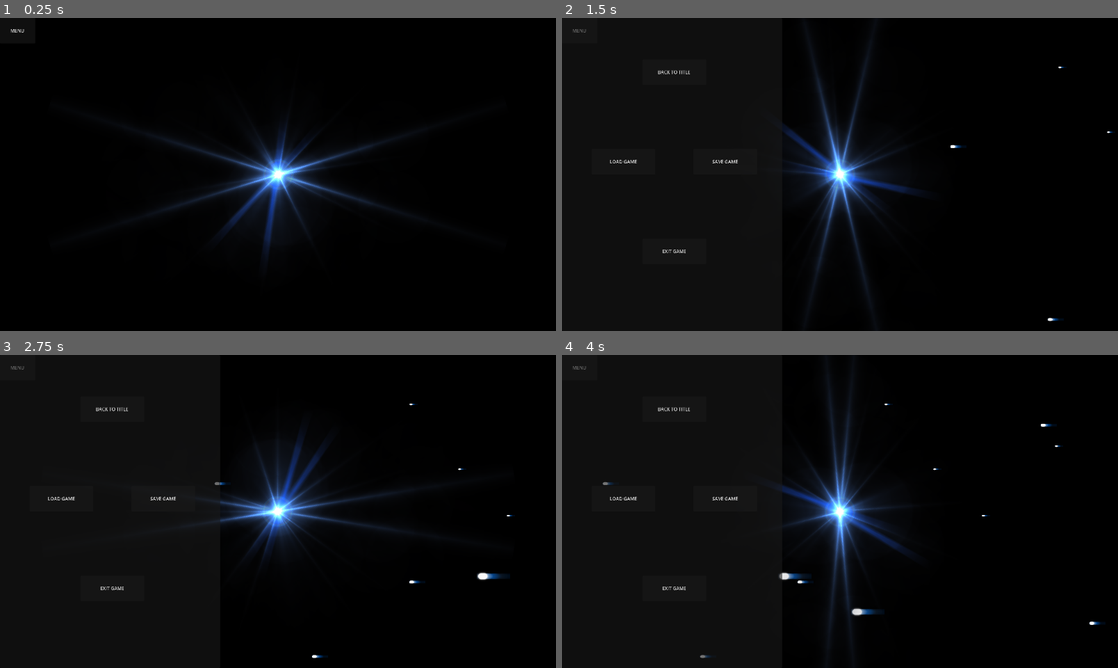
Above: before the commit, frames 1-4 (two rows, left to right).
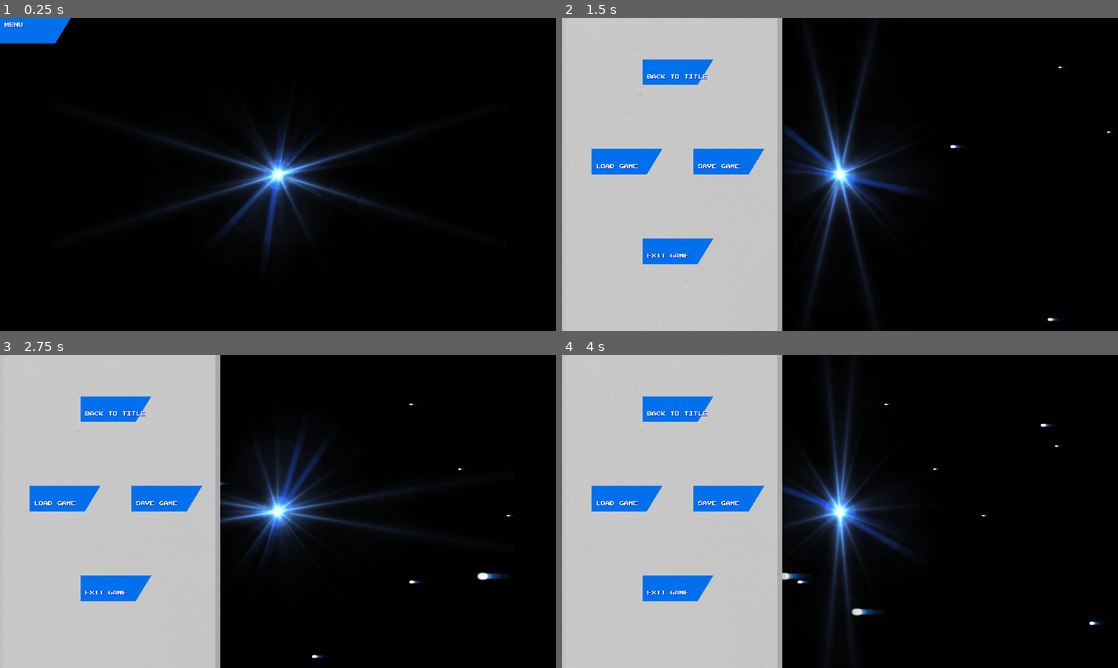
Above: after the commit, the same moments.

Repository: sveinjo/robot-rumble
Game: Godot game, scene res://scenes/credits.tscn
Same seed, same stepped clock (60 frames per second), same inputs: the game is played once before the commit and once after it. Sound files missing from this copy of the repository are replaced by a short silence.
Inputs (mouse positions are in pixels of both pictures, inside the frame that each line leads up to):
- Up to frame 1 (0.25 s): no input
- Up to frame 2 (1.5 s): click "MENU" at 0.5 s; move the mouse to (962, 158) at 1.27 s; hold D from 1.28 s (still down); tap Delete at 1.35 s; click (962, 158) at 1.42 s
- Up to frame 3 (2.75 s): move the mouse to (166, 527) at 2.02 s; release D at 2.03 s; hold S from 2.03 s (still down); tap Q at 2.1 s; click (166, 527) at 2.17 s
- Up to frame 4 (4 s): move the mouse to (895, 442) at 2.77 s; release S at 2.78 s; hold D 2.78-3.53 s; hold E 2.78-3.53 s; click (895, 442) at 2.92 s; move the mouse to (812, 574) at 3.52 s; hold W from 3.53 s (still down); tap Delete at 3.6 s; click (812, 574) at 3.67 s

The runs differ from the first frame. In frame 1, 0.9% of the frame differs, in the area x 0-13%, y 0-9%; in frame 2, 40%; in frame 3, 40%; in frame 4, 40%, in the area x 0-41%, y 0-100%.

Commit message:
Tweaked menu.

Diff:
--- a/diagame/scripts/common_menu.gd
+++ b/diagame/scripts/common_menu.gd
@@ -3,40 +3,79 @@
 const PANEL_WIDTH := 760.0
 const PANEL_SPEED := 2200.0
 const MENU_BUTTON_SIZE := Vector2(122, 88)
+const ACTION_BUTTON_SIZE := Vector2(220, 88)
+const MENU_LABEL_SHADOW := Color(0.05, 0.2, 0.8)
 
 var panel_open: bool = false
 
 var root_control: Control
-var menu_button: Button
-var panel: Panel
-var btn_start: Button
-var btn_load: Button
-var btn_save: Button
-var btn_exit: Button
+var menu_button: TextureButton
+var menu_button_label: Label
+var panel: Control
+var panel_back: TextureRect
+var panel_info_overlay: TextureRect
+var btn_start: TextureButton
+var btn_load: TextureButton
+var btn_save: TextureButton
+var btn_exit: TextureButton
+
+var menu_bar_texture: Texture2D
+var menu_back_texture: Texture2D
+var info_back_texture: Texture2D
+var arcade_font: Font
 
 func _ready():
 	layer = 100
+	menu_bar_texture = load("res://assets/sprites/MenuBar_0.png")
+	menu_back_texture = load("res://assets/sprites/MenuBack_0.png")
+	info_back_texture = load("res://assets/sprites/InfoBack_0.png")
+	arcade_font = Global.arcade_font if Global.arcade_font else load("res://assets/fonts/PressStart2P-Regular.ttf")
 
 	root_control = Control.new()
 	root_control.name = "Root"
 	root_control.mouse_filter = Control.MOUSE_FILTER_IGNORE
 	add_child(root_control)
 
-	menu_button = Button.new()
+	menu_button = TextureButton.new()
 	menu_button.name = "MenuButton"
-	menu_button.text = "MENU"
 	menu_button.position = Vector2.ZERO
 	menu_button.size = MENU_BUTTON_SIZE
+	menu_button.texture_normal = menu_bar_texture
+	menu_button.texture_pressed = menu_bar_texture
+	menu_button.texture_hover = menu_bar_texture
+	menu_button.stretch_mode = TextureButton.STRETCH_SCALE
 	menu_button.mouse_filter = Control.MOUSE_FILTER_STOP
 	menu_button.pressed.connect(_on_menu_pressed)
 	root_control.add_child(menu_button)
 
-	panel = Panel.new()
+	menu_button_label = _create_label("MENU", Vector2(16, 16), 16)
+	menu_button.add_child(menu_button_label)
+
+	panel = Control.new()
 	panel.name = "MenuPanel"
 	panel.position = Vector2(-PANEL_WIDTH, 0)
 	panel.size = Vector2(PANEL_WIDTH, get_viewport().get_visible_rect().size.y)
 	panel.mouse_filter = Control.MOUSE_FILTER_STOP
 	root_control.add_child(panel)
+
+	panel_back = TextureRect.new()
+	panel_back.texture = menu_back_texture
+	panel_back.expand_mode = TextureRect.EXPAND_FIT_WIDTH_PROPORTIONAL
+	panel_back.stretch_mode = TextureRect.STRETCH_SCALE
+	panel_back.position = Vector2.ZERO
+	panel_back.size = panel.size
+	panel_back.mouse_filter = Control.MOUSE_FILTER_IGNORE
+	panel.add_child(panel_back)
+
+	panel_info_overlay = TextureRect.new()
+	panel_info_overlay.texture = info_back_texture
+	panel_info_overlay.expand_mode = TextureRect.EXPAND_IGNORE_SIZE
+	panel_info_overlay.stretch_mode = TextureRect.STRETCH_KEEP_CENTERED
+	panel_info_overlay.position = Vector2(12, 0)
+	panel_info_overlay.size = panel.size
+	panel_info_overlay.modulate = Color(1, 1, 1, 0.25)
+	panel_info_overlay.mouse_filter = Control.MOUSE_FILTER_IGNORE
+	panel.add_child(panel_info_overlay)
 
 	btn_start = _create_action_button("BACK TO TITLE", Vector2(278, 143), _on_start_pressed)
 	btn_load = _create_action_button("LOAD GAME", Vector2(102, 452), _on_load_pressed)
@@ -52,19 +91,43 @@
 	var vp_size: Vector2 = get_viewport().get_visible_rect().size
 	root_control.size = vp_size
 	panel.size.y = vp_size.y
+	panel_back.size = panel.size
+	panel_info_overlay.size = panel.size
 	panel.visible = panel_open or panel.position.x > -PANEL_WIDTH + 1.0
 
 	var target_x := 0.0 if panel_open else -PANEL_WIDTH
 	panel.position.x = move_toward(panel.position.x, target_x, PANEL_SPEED * delta)
 
-func _create_action_button(label: String, pos: Vector2, action: Callable) -> Button:
-	var b := Button.new()
-	b.text = label
+func _create_action_button(label: String, pos: Vector2, action: Callable) -> TextureButton:
+	var b := TextureButton.new()
+	b.texture_normal = menu_bar_texture
+	b.texture_pressed = menu_bar_texture
+	b.texture_hover = menu_bar_texture
+	b.stretch_mode = TextureButton.STRETCH_SCALE
 	b.position = pos
-	b.size = Vector2(220, 88)
+	b.size = ACTION_BUTTON_SIZE
 	b.mouse_filter = Control.MOUSE_FILTER_STOP
 	b.pressed.connect(action)
+
+	var l := _create_label(label, Vector2(16, 16), 16)
+	l.size = ACTION_BUTTON_SIZE
+	b.add_child(l)
 	return b
+
+func _create_label(text: String, pos: Vector2, font_size: int) -> Label:
+	var lbl := Label.new()
+	lbl.text = text
+	lbl.position = pos
+	lbl.horizontal_alignment = HORIZONTAL_ALIGNMENT_LEFT
+	lbl.vertical_alignment = VERTICAL_ALIGNMENT_CENTER
+	lbl.add_theme_font_override("font", arcade_font)
+	lbl.add_theme_font_size_override("font_size", font_size)
+	lbl.add_theme_color_override("font_color", Color.WHITE)
+	lbl.add_theme_color_override("font_shadow_color", MENU_LABEL_SHADOW)
+	lbl.add_theme_constant_override("shadow_offset_x", 2)
+	lbl.add_theme_constant_override("shadow_offset_y", 2)
+	lbl.mouse_filter = Control.MOUSE_FILTER_IGNORE
+	return lbl
 
 func _on_menu_pressed():
 	panel_open = not panel_open
Binary file added: diagame/assets/sprites/InfoBack_0.png
Not shown, added: diagame/assets/sprites/InfoBack_0.png.import
Binary file added: diagame/assets/sprites/MenuBack_0.png
Not shown, added: diagame/assets/sprites/MenuBack_0.png.import
Binary file added: diagame/assets/sprites/MenuBar_0.png
Not shown, added: diagame/assets/sprites/MenuBar_0.png.import
